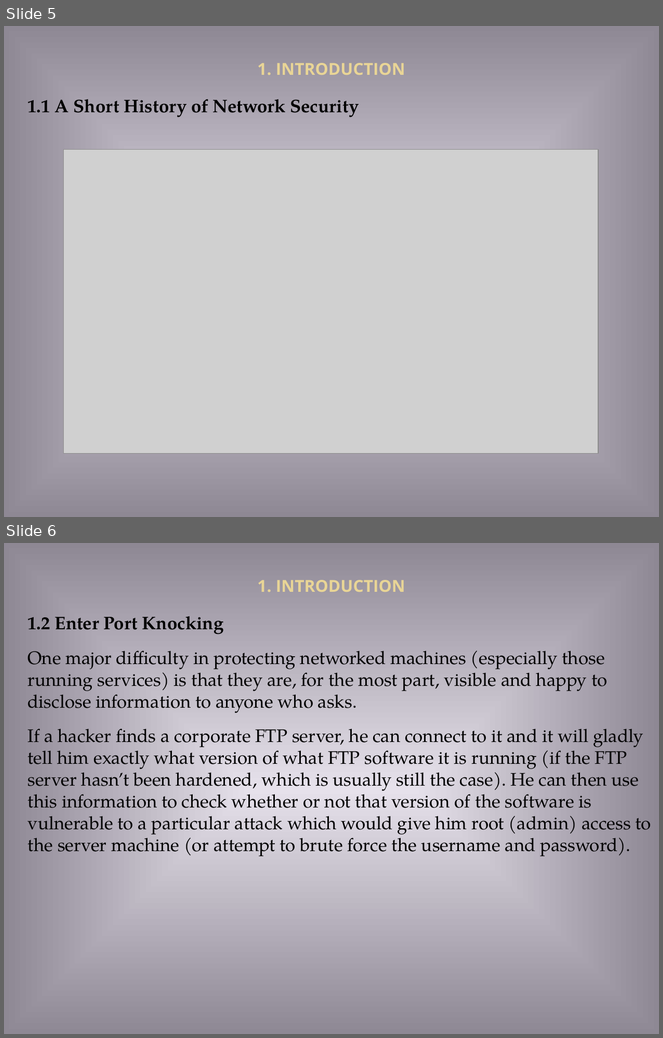
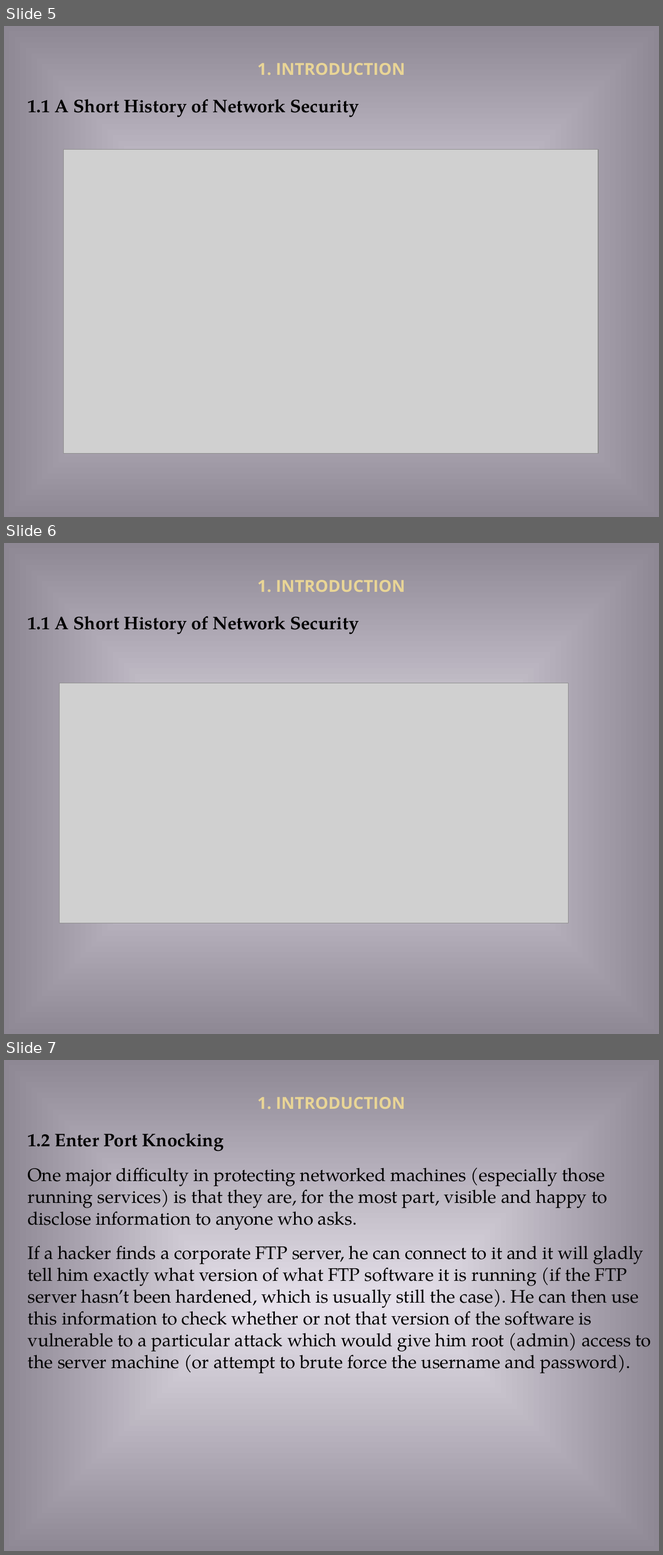
Before and after one commit to ppantelakis/uth_2018a_c_programming_wan_security, a slide deck: Presentation/WAN_SECURITY.ppt. Shown one above the other, each under a label of ours: slides 5 and 6 before the commit, slides 5, 6 and 7 after it. The pictures are 663x1038 and 663x1555 pixels, drawn with LibreOffice and Linux fonts; fonts in the diff are those of the drawing; grey boxes stand for pictures. Boxes give left, top, right and bottom in pixels: in the first picture for what was removed or moved away, otherwise in the second. Text is boxed around its words. In the diff, an @@ line names an element or a change of style, - is before the commit and + after.

```diff
--- a/Presentation/WAN_SECURITY.ppt
+++ b/Presentation/WAN_SECURITY.ppt
@@ slide 6 added at bbox=[4, 543, 659, 1034], background gradient #E6E1EB to #8E8894 @@
@@ text added at bbox=[257, 580, 405, 592], 20 pt, text #E9D596, bold @@
+1. INTRODUCTION
@@ text added at bbox=[28, 616, 359, 635], 22 pt, text #000000, bold @@
+1.1 A Short History of Network Security
@@ picture added at bbox=[59, 683, 569, 924] @@
@@ what was slide 6 is now slide 7 @@
```
Also in this commit, not shown: 1 other slide added, 2 other files.
